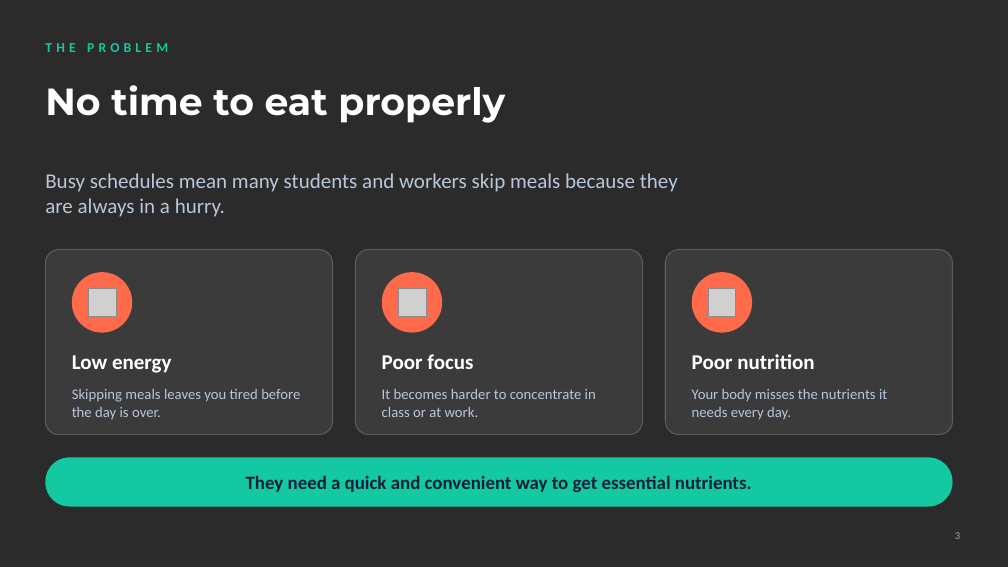
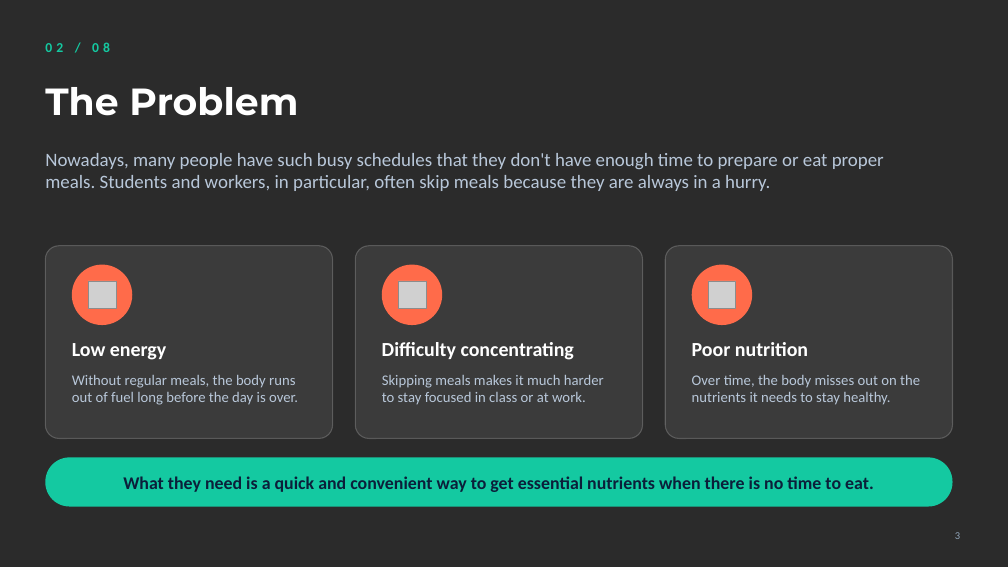
Before and after one commit to Johnporkthethird/english-presentaiton-, a slide deck: slide 3 of NutriPill.pptx. Drawn at 1008x567 pixels with LibreOffice and Linux fonts; fonts in the diff are those of the drawing; grey boxes stand for pictures; background and template pictures are left out; a plain dark background stands for a picture behind light text. Boxes give left, top, right and bottom in pixels: in the first picture for what was removed or moved away, otherwise in the second. Text is boxed around its words. In the diff, an @@ line names an element or a change of style, - is before the commit and + after.

```diff
--- a/NutriPill.pptx
+++ b/NutriPill.pptx
@@ text at [45, 42, 110, 52]: text changed @@
-THE PROBLEM
+02 / 08
@@ title at [45, 87, 298, 116]: text changed @@
-No time to eat properly
+The Problem
@@ text at [45, 153, 884, 191]: text changed; size 20 to 18 pt @@
-Busy schedules mean many students and workers skip meals because they are always in a hurry.
+Nowadays, many people have such busy schedules that they don't have enough time to prepare or eat proper meals. Students and workers, in particular, often skip meals because they are always in a hurry.
@@ rounded rectangle: place and size @@
-rounded rectangle at [45, 250, 333, 435]
+rounded rectangle at [45, 246, 333, 439]
@@ rounded rectangle: place and size @@
-rounded rectangle at [355, 250, 643, 435]
+rounded rectangle at [355, 246, 643, 439]
@@ proportions changed in 3 elements at [45, 246, 333, 439], [355, 246, 643, 439], [665, 246, 953, 439] @@
@@ rounded rectangle: place and size @@
-rounded rectangle at [665, 250, 953, 435]
+rounded rectangle at [665, 246, 953, 439]
@@ 3 ellipses: place and size @@
-3 ellipses at [72, 272, 752, 333]
+3 ellipses at [72, 265, 752, 325]
@@ 3 pictures: place and size @@
-3 pictures at [88, 289, 737, 317]
+3 pictures at [88, 281, 737, 309]
@@ text "Low energy": place and size @@
-text "Low energy" at [72, 355, 172, 373]
+text "Low energy" at [72, 343, 166, 360]
@@ text "Low energy" at [72, 343, 166, 360]: size 20 to 19 pt; vertical alignment middle to top @@
@@ vertical alignment middle to top in 5 elements at [382, 375, 604, 404], [692, 375, 920, 405], [72, 375, 298, 405], [45, 153, 884, 191], [382, 342, 574, 360] @@
@@ text at [382, 342, 574, 360]: text changed; size 20 to 19 pt @@
-Poor focus
+Difficulty concentrating
@@ text "Poor nutrition" at [692, 342, 808, 356]: size 20 to 19 pt; vertical alignment middle to top @@
@@ text "Poor nutrition": place and size @@
-text "Poor nutrition" at [692, 354, 814, 369]
+text "Poor nutrition" at [692, 342, 808, 356]
@@ text at [72, 375, 298, 405]: text changed @@
-Skipping meals leaves you tired before the day is over.
+Without regular meals, the body runs out of fuel long before the day is over.
@@ text at [382, 375, 604, 404]: text changed @@
-It becomes harder to concentrate in class or at work.
+Skipping meals makes it much harder to stay focused in class or at work.
@@ text at [692, 375, 920, 405]: text changed @@
-Your body misses the nutrients it needs every day.
+Over time, the body misses out on the nutrients it needs to stay healthy.
@@ text at [123, 476, 874, 492]: text changed; size 18 to 17 pt @@
-They need a quick and convenient way to get essential nutrients.
+What they need is a quick and convenient way to get essential nutrients when there is no time to eat.
```
Also in this commit, not shown: 8 other slides changed, 1 slide removed, 3 other files.
